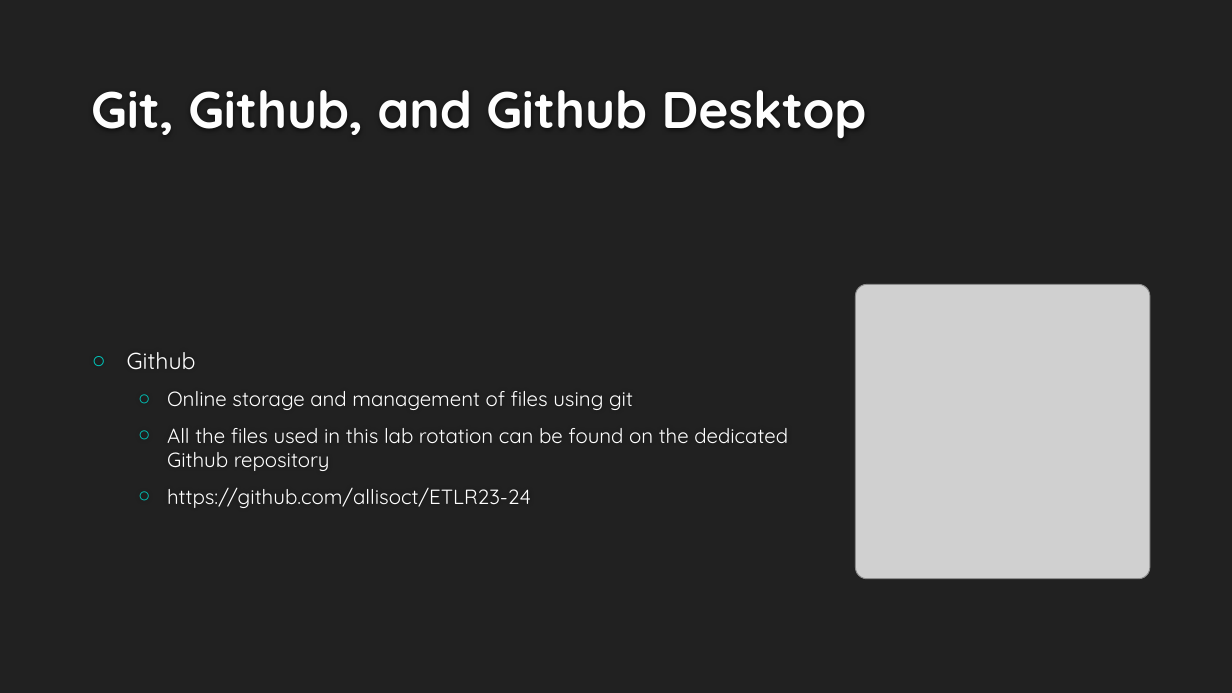
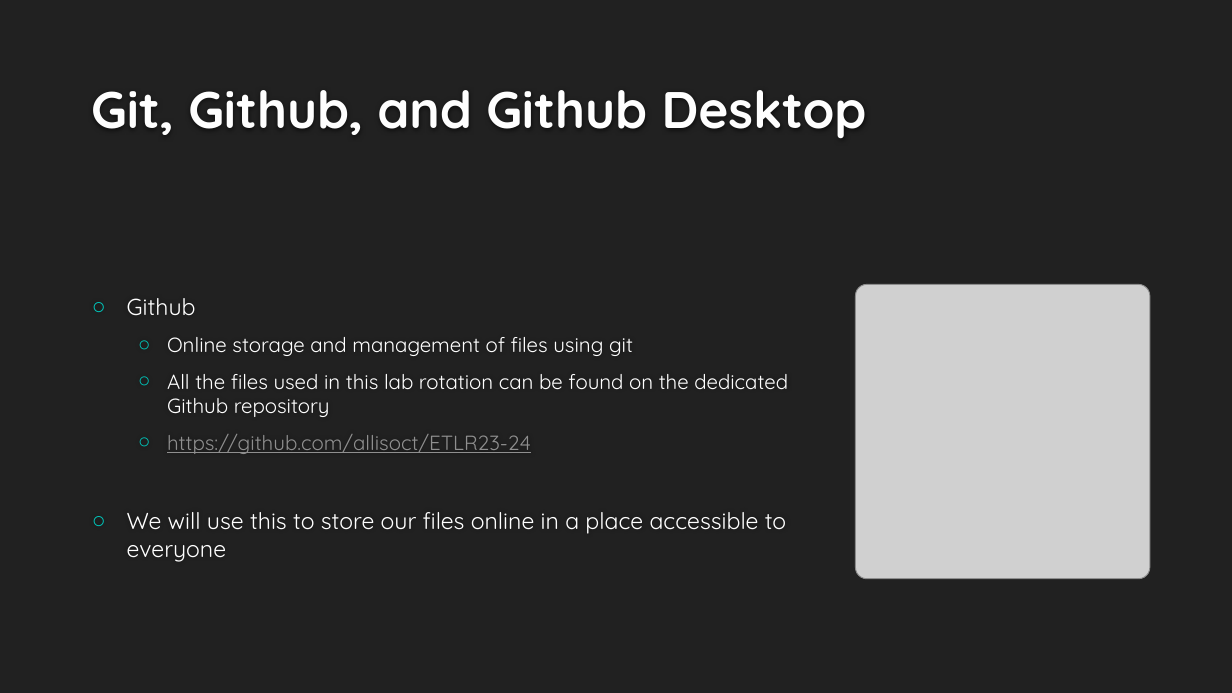
Before and after one commit to allisoct/ETLR23-24, a slide deck: slide 5 of slides/Day1.pptx. Drawn at 1232x693 pixels with LibreOffice and Linux fonts; fonts in the diff are those of the drawing; grey boxes stand for pictures; background and template pictures are left out. Boxes give left, top, right and bottom in pixels: in the first picture for what was removed or moved away, otherwise in the second. Text is boxed around its words. In the diff, an @@ line names an element or a change of style, - is before the commit and + after.

```diff
--- a/slides/Day1.pptx
+++ b/slides/Day1.pptx
@@ text at bbox=[167, 434, 531, 454]: text colour #FFFFFF to #8F8F8F, underline on in "https://github.com/allisoct/ETLR23-24" @@
@@ text at bbox=[127, 512, 786, 562]: paragraph added @@
+○ We will use this to store our files online in a place accessible to everyone
```
Also in this commit, not shown: 6 other slides changed, 3 slides added.
